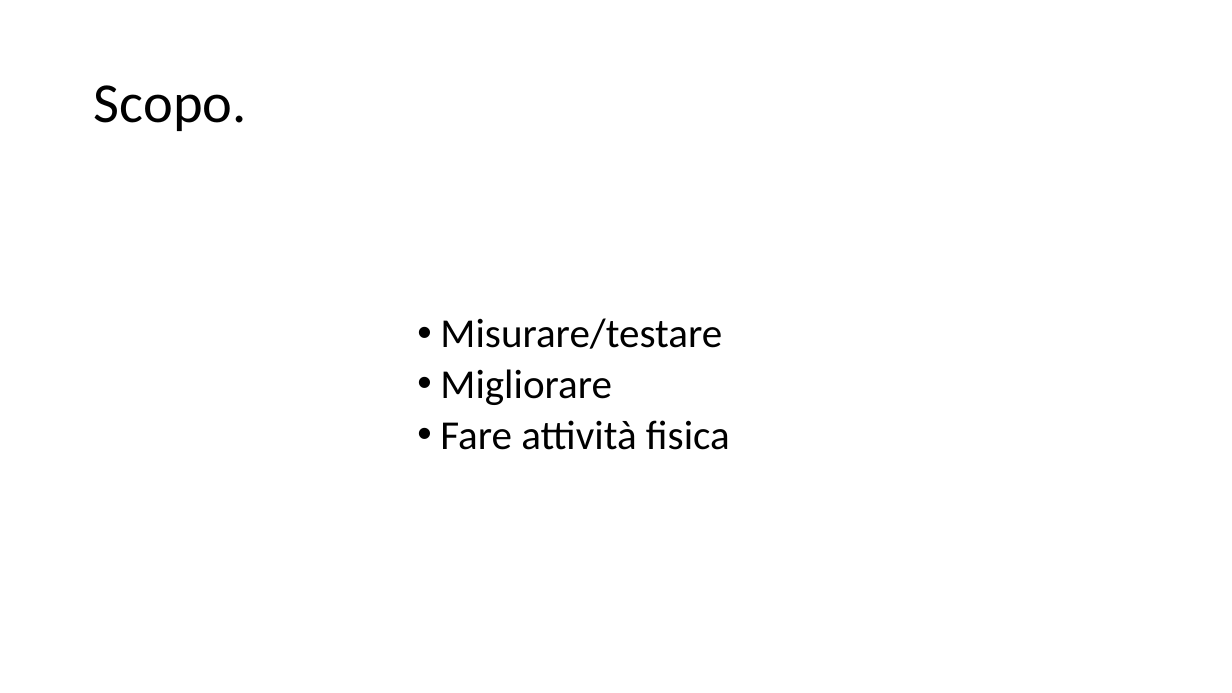
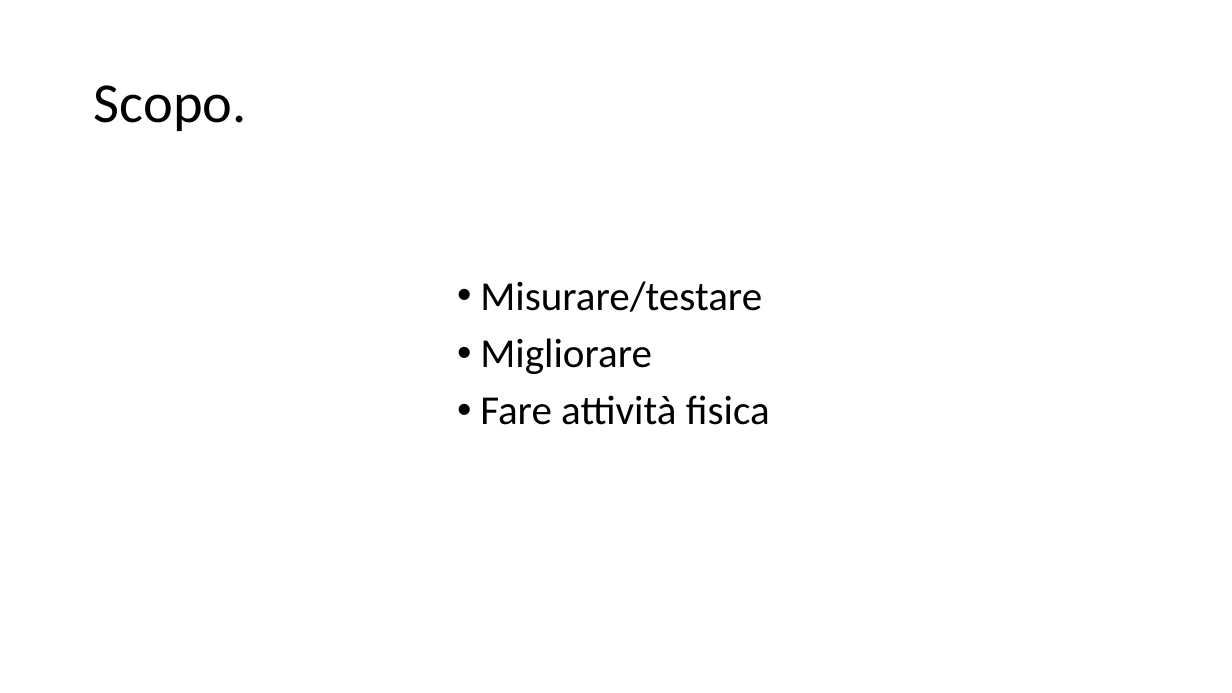
Before and after one commit to filippofinke/reaction-time-training, a slide deck: slide 4 of Presentations/Presentazione.pptx. Drawn at 1232x693 pixels with LibreOffice and Linux fonts; fonts in the diff are those of the drawing. Boxes give left, top, right and bottom in pixels: in the first picture for what was removed or moved away, otherwise in the second. Text is boxed around its words. In the diff, an @@ line names an element or a change of style, - is before the commit and + after.

```diff
--- a/Presentations/Presentazione.pptx
+++ b/Presentations/Presentazione.pptx
@@ text "Misurare/testare": place and size @@
-text "Misurare/testare" at [440, 318, 730, 450]
+text "Misurare/testare" at [480, 281, 770, 425]
@@ text "Misurare/testare" at [480, 281, 770, 425]: list level 8 to 1 in "Misurare/testare"; list level 8 to 1 in "Migliorare"; list level 8 to 1 in "Fare attività fisica" @@
```
Also in this commit, not shown: 6 other slides changed, 2 slides added, 3 other files.
